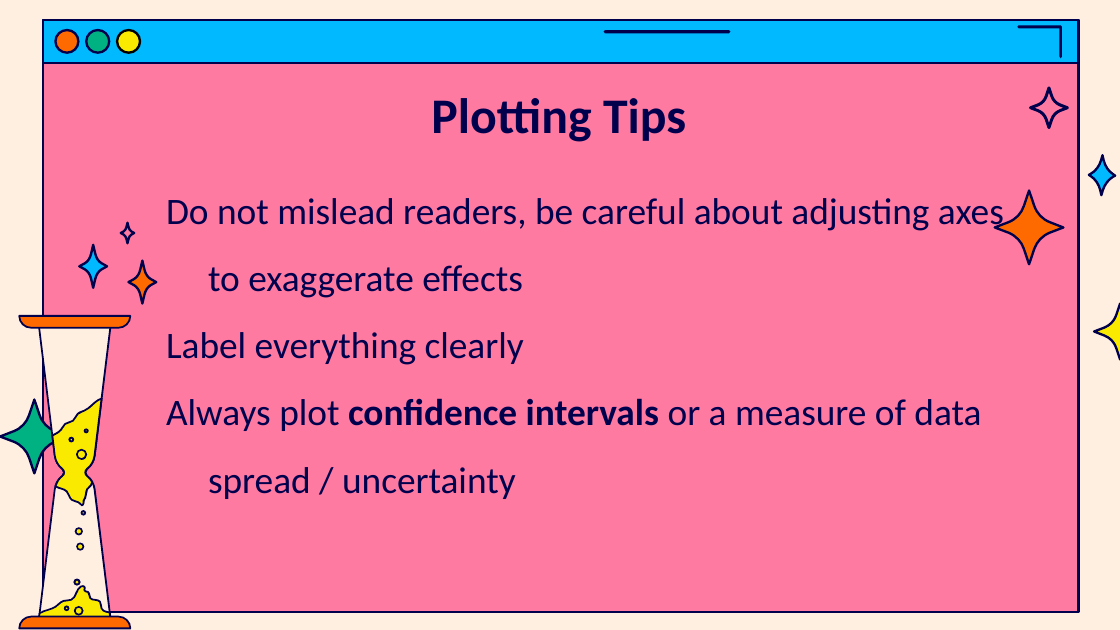
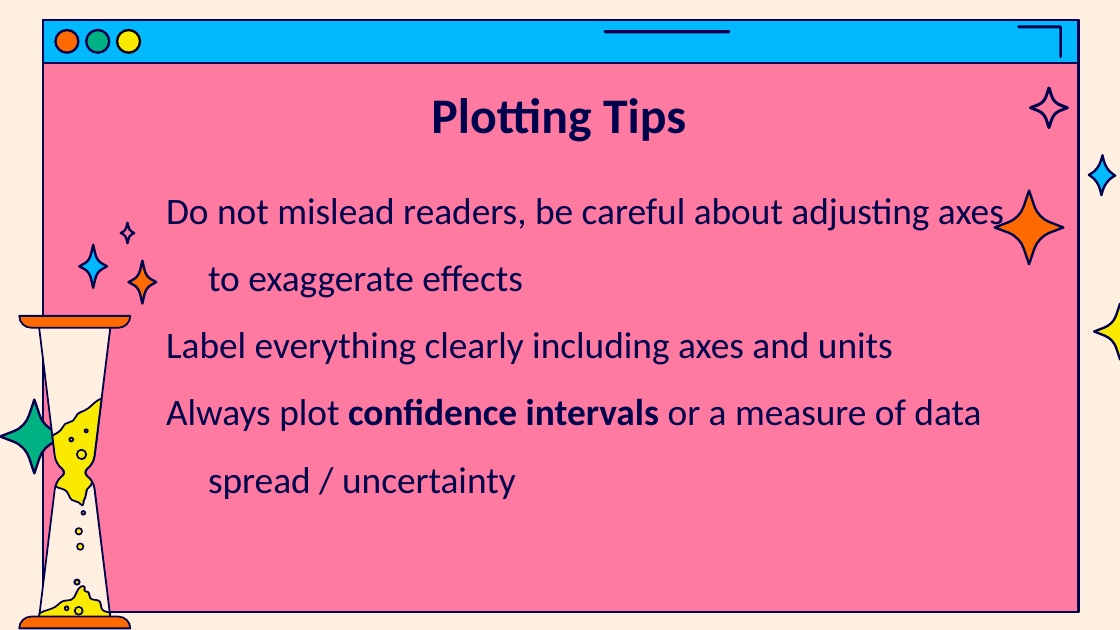
Before and after one commit to jasondsc/MATDRAB2MATFAB, a slide deck: slide 6 of slides/MATLAB_class_4.pptx. Drawn at 1120x630 pixels with LibreOffice and Linux fonts; fonts in the diff are those of the drawing. Boxes give left, top, right and bottom in pixels: in the first picture for what was removed or moved away, otherwise in the second. Text is boxed around its words. In the diff, an @@ line names an element or a change of style, - is before the commit and + after.

```diff
--- a/slides/MATLAB_class_4.pptx
+++ b/slides/MATLAB_class_4.pptx
@@ text at bbox=[166, 332, 893, 365]: text changed @@
-Label everything clearly
+Label everything clearly including axes and units
```
Also in this commit, not shown: 5 slides added, 1 other file.
